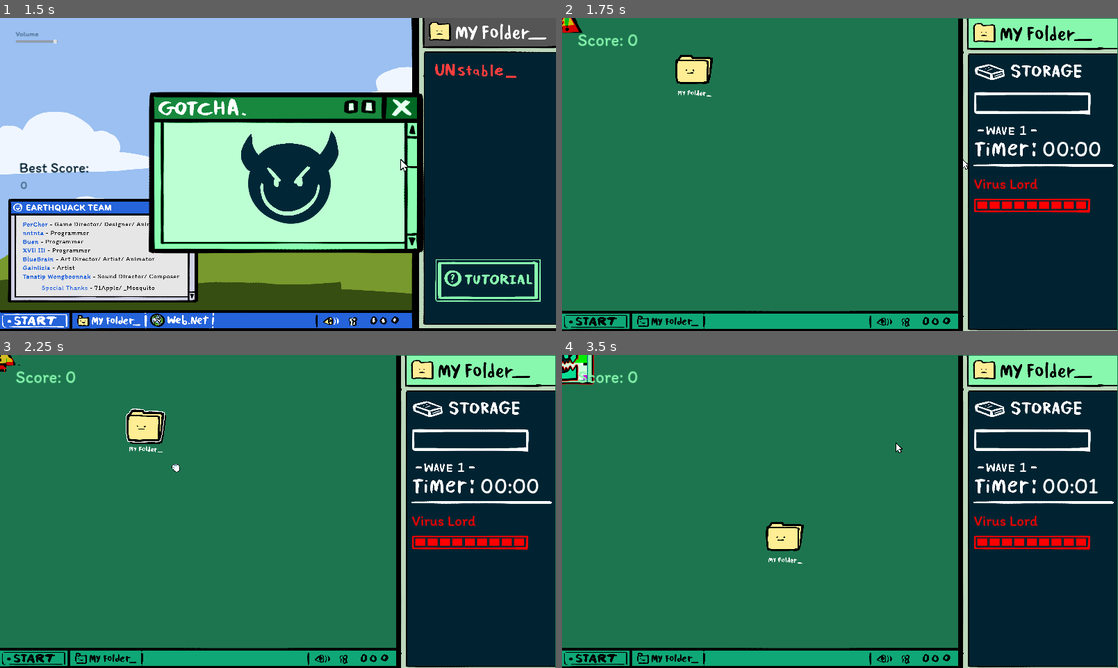
Above: before the commit, frames 1-4 (two rows, left to right).
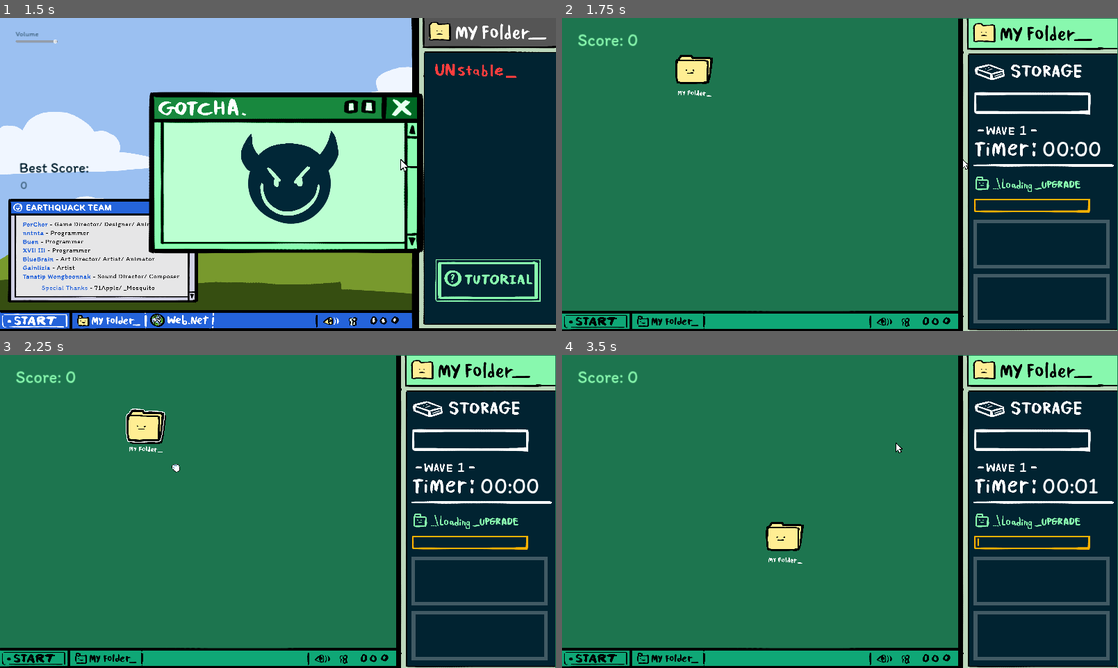
Above: after the commit, the same moments.

Repository: icheft524/Folder-Brawler
Game: Godot game, scene res://menu.tscn
Same seed, same stepped clock (60 frames per second), same inputs: the game is played once before the commit and once after it. The engine's default icon, where the game draws it, is replaced by a stand-in: a white triangle on a blue panel in a dark square.
Inputs (mouse positions are in pixels of both pictures, inside the frame that each line leads up to):
- Up to frame 1 (1.5 s): click (278, 212) at 0.5 s; tap Enter (ui_accept) at 1.25 s; move the mouse to (400, 158) at 1.27 s; press the mouse at (400, 158) at 1.28 s
- Up to frame 2 (1.75 s): tap Enter (ui_accept) at 1.52 s
- Up to frame 3 (2.25 s): release the mouse at (400, 495) at 2 s; tap Enter (ui_accept) at 2 s; drag from (133, 405) to (250, 574) at 2.02 s
- Up to frame 4 (3.5 s): move the mouse to (895, 442) at 2.77 s; press the mouse at (895, 442) at 2.78 s

Frame 1 is identical in both runs. In frame 2, 2.7% of the frame differs, in the area x 0-99%, y 0-98%; in frame 3, 2.6%; in frame 4, 3.1%.

Commit message:
asdfdf

Diff:
--- a/folder/folder.gd
+++ b/folder/folder.gd
@@ -60,6 +60,7 @@
 	global.big_score = 0
 	global.boss_score = 0
 	global.combo = 0
+	global.scene_reloaded = false
 	$"../win".visible = false
 	$"../lose".visible = false
 
--- a/main.tscn
+++ b/main.tscn
@@ -233,5 +233,3 @@
 offset_top = 540.0
 offset_right = 1030.0
 offset_bottom = 580.0
-
-[node name="boss" parent="." instance=ExtResource("13_15cqn")]
